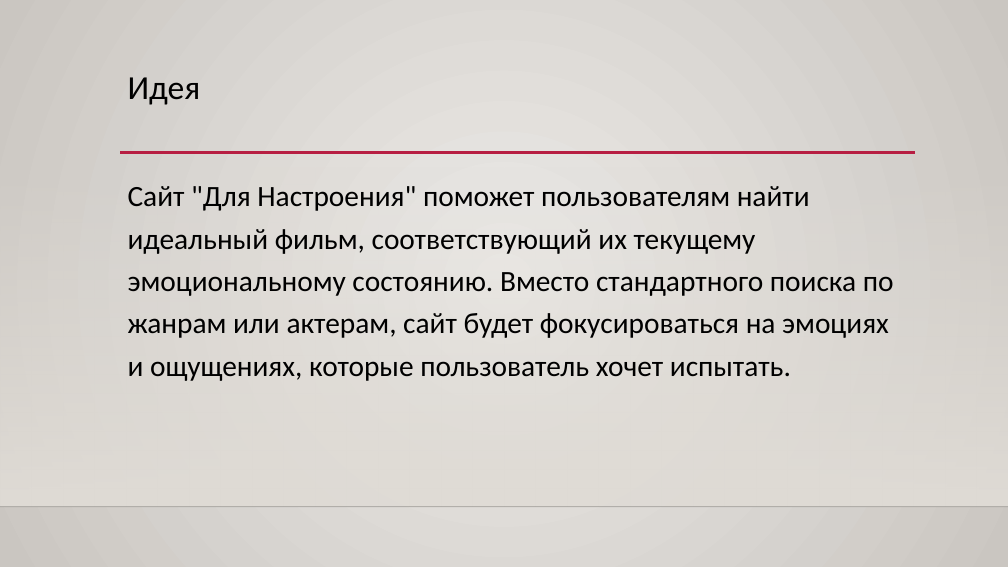
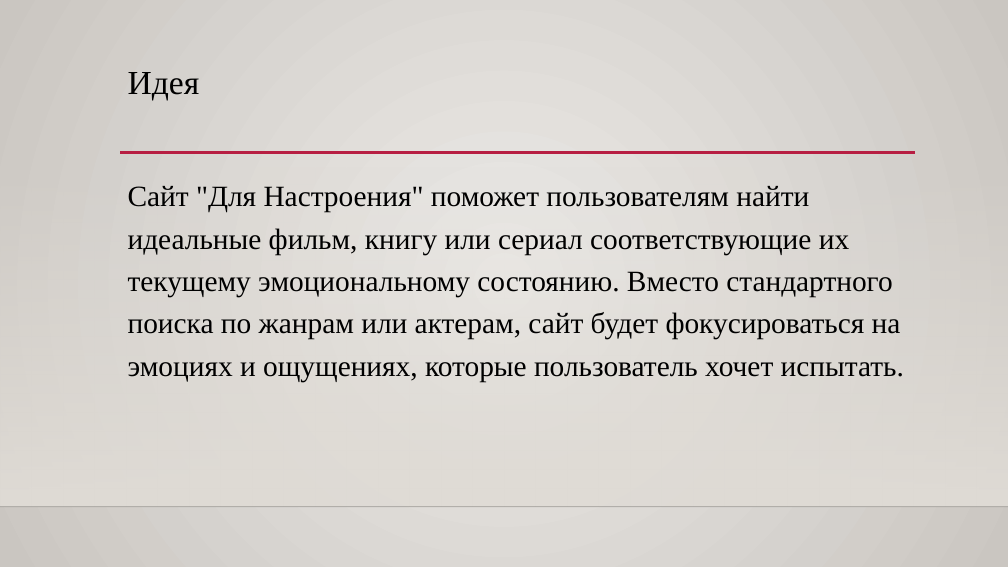
Before and after one commit to 20moonlight01/yandexlyceumweb, a slide deck: slide 2 of Для настроения.pptx. Drawn at 1008x567 pixels with LibreOffice and Linux fonts; fonts in the diff are those of the drawing; background and template pictures are left out. Boxes give left, top, right and bottom in pixels: in the first picture for what was removed or moved away, otherwise in the second. Text is boxed around its words. In the diff, an @@ line names an element or a change of style, - is before the commit and + after.

```diff
--- a/Для настроения.pptx
+++ b/Для настроения.pptx
@@ title "Идея" at (128, 72, 200, 100): font Calibri to Times New Roman @@
@@ text at (128, 186, 904, 382): text changed; font Calibri to Times New Roman @@
-Сайт "Для Настроения" поможет пользователям найти идеальный фильм, соответствующий их текущему эмоциональному состоянию. Вместо стандартного поиска по жанрам или актерам, сайт будет фокусироваться на эмоциях и ощущениях, которые пользователь хочет испытать.
+Сайт "Для Настроения" поможет пользователям найти идеальные фильм, книгу или сериал соответствующие их текущему эмоциональному состоянию. Вместо стандартного поиска по жанрам или актерам, сайт будет фокусироваться на эмоциях и ощущениях, которые пользователь хочет испытать.
```
Also in this commit, not shown: 3 other slides changed, 17 slides added.
